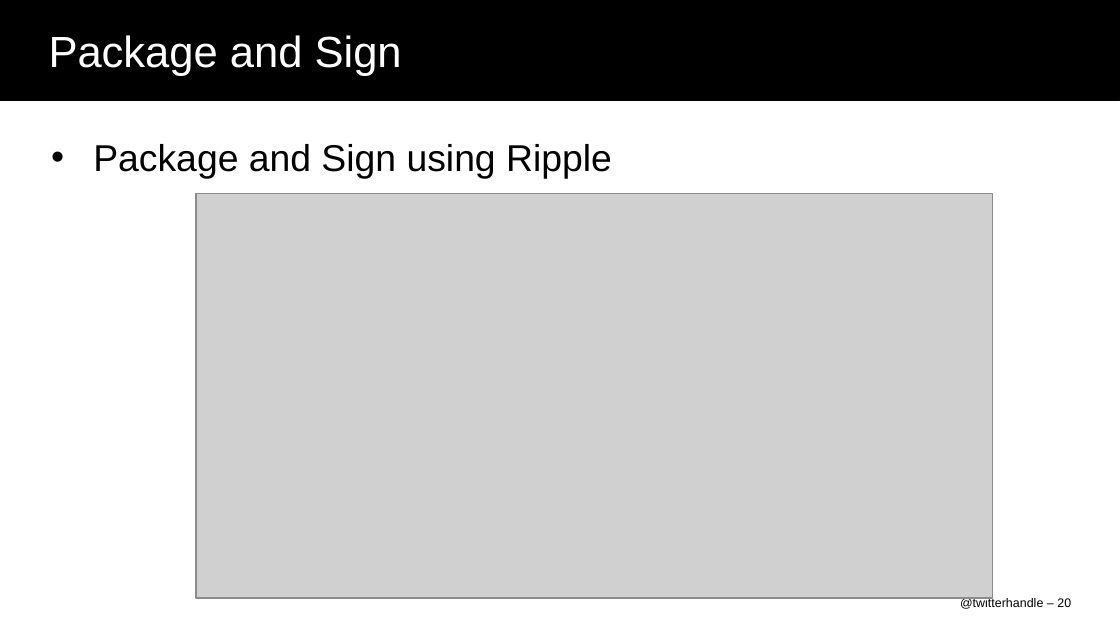
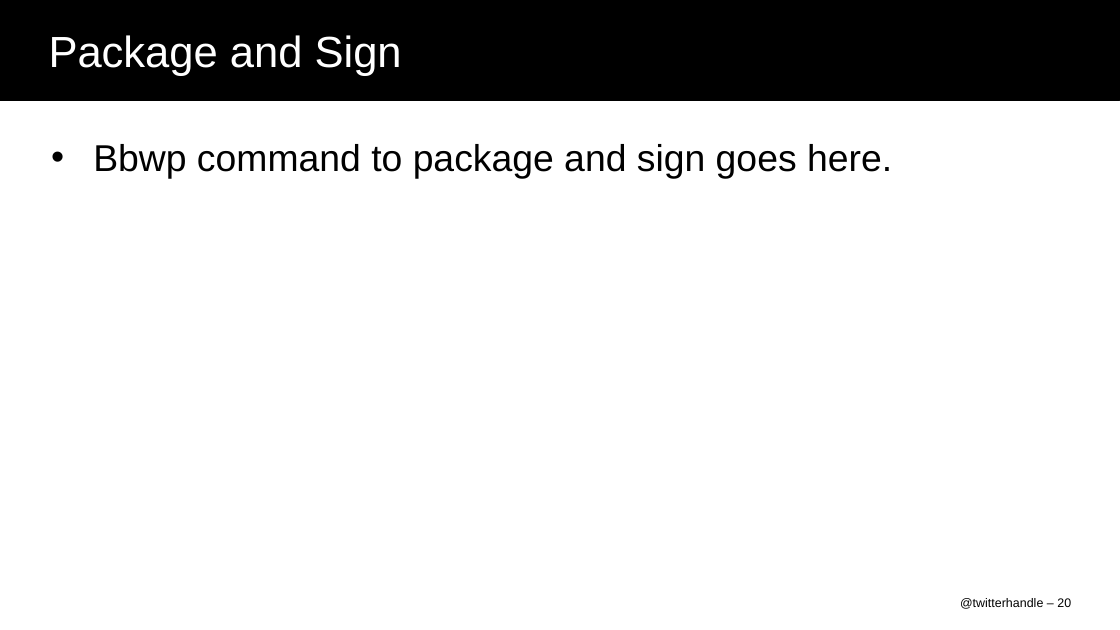
Before and after one commit to nukulb/devcon-demo, a slide deck: slide 20 of DEV51_DelCol.ppt. Drawn at 1120x630 pixels with LibreOffice and Linux fonts; fonts in the diff are those of the drawing; grey boxes stand for pictures; background and template pictures are left out. Boxes give left, top, right and bottom in pixels: in the first picture for what was removed or moved away, otherwise in the second. Text is boxed around its words. In the diff, an @@ line names an element or a change of style, - is before the commit and + after.

```diff
--- a/DEV51_DelCol.ppt
+++ b/DEV51_DelCol.ppt
@@ text at box(93, 144, 892, 179): text changed @@
-• Package and Sign using Ripple
+• Bbwp command to package and sign goes here.
@@ picture removed at box(196, 194, 992, 598) @@
```
Also in this commit, not shown: 3 other slides changed, 2 slides added, 8 slides removed, 2 other files.
